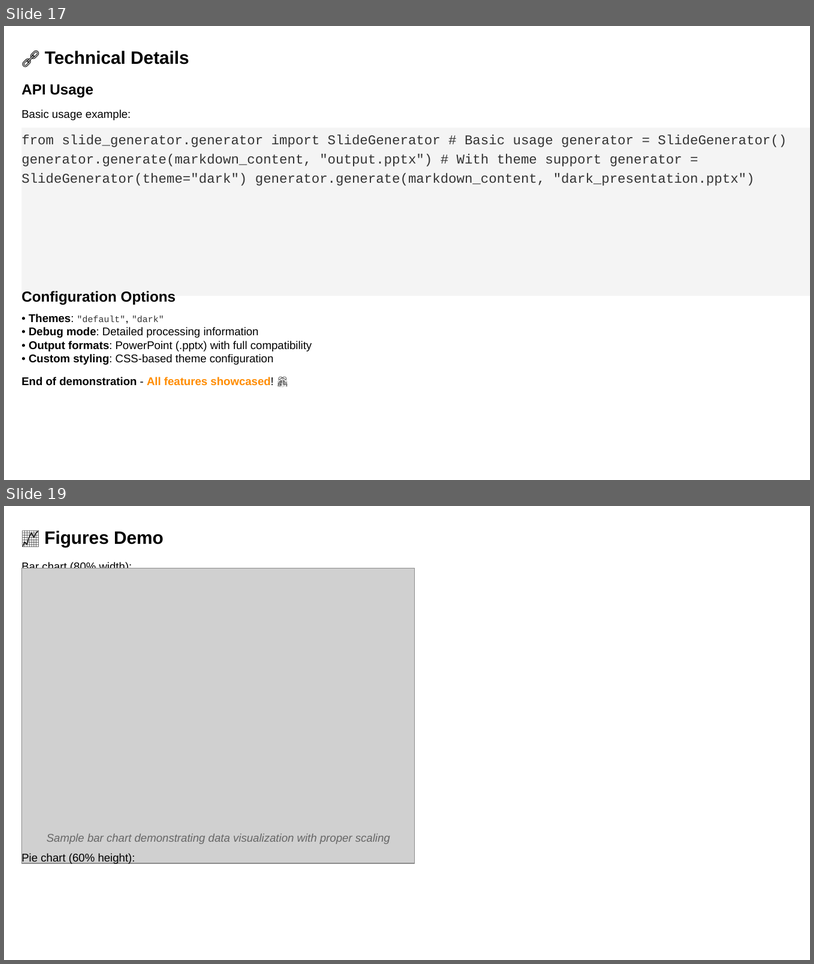
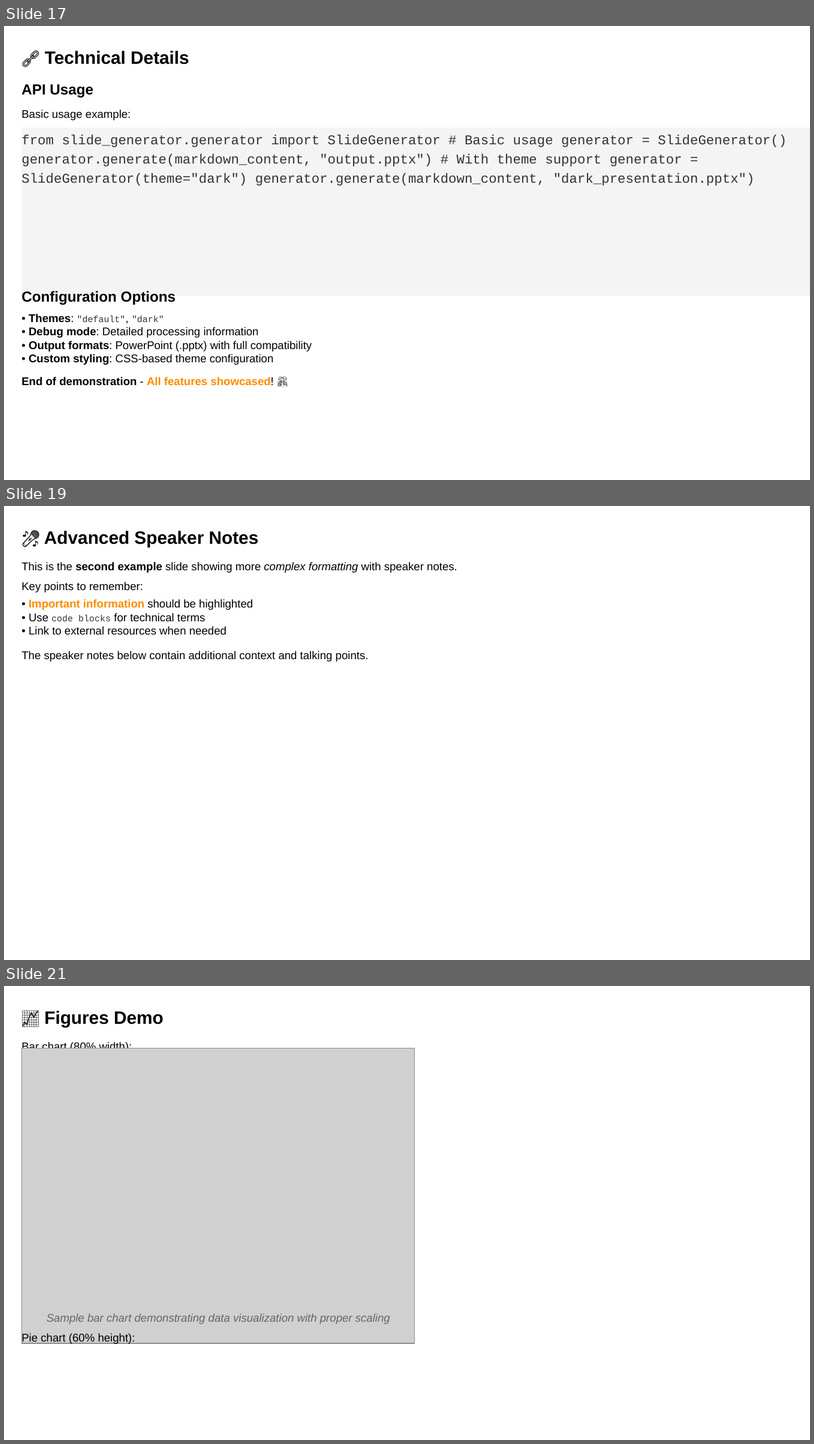
Before and after one commit to louisazhou/slidegenerator, a slide deck: output/comprehensive_demo_default.pptx. Shown one above the other, each under a label of ours: slides 17 and 19 before the commit, slides 17, 19 and 21 after it; the slides between them are not shown. The pictures are 814x964 and 814x1444 pixels, drawn with LibreOffice and Linux fonts; fonts in the diff are those of the drawing; grey boxes stand for pictures. Boxes give left, top, right and bottom in pixels: in the first picture for what was removed or moved away, otherwise in the second. Text is boxed around its words. In the diff, an @@ line names an element or a change of style, - is before the commit and + after.

```diff
--- a/output/comprehensive_demo_default.pptx
+++ b/output/comprehensive_demo_default.pptx
@@ slide 19 added at [4, 506, 810, 960], background #FFFFFF @@
@@ text added at [44, 531, 259, 547], 16 pt, text #000000, bold @@
+🎤 Advanced Speaker Notes
@@ text added at [21, 562, 458, 573], 10 pt, text #000000 @@
+This is the second example slide showing more complex formatting with speaker notes.
@@ text added at [21, 582, 143, 592], 10 pt, text #000000 @@
+Key points to remember:
@@ text added at [29, 599, 253, 635], 10 pt, text #000000 @@
+• Important information should be highlighted
+• Use code blocks for technical terms
+• Link to external resources when needed
@@ text added at [21, 651, 369, 661], 10 pt, text #000000 @@
+The speaker notes below contain additional context and talking points.
@@ what was slide 19 is now slide 21 @@
```
Also in this commit, not shown: 1 slide changed, 1 other slide added, 15 other files.
